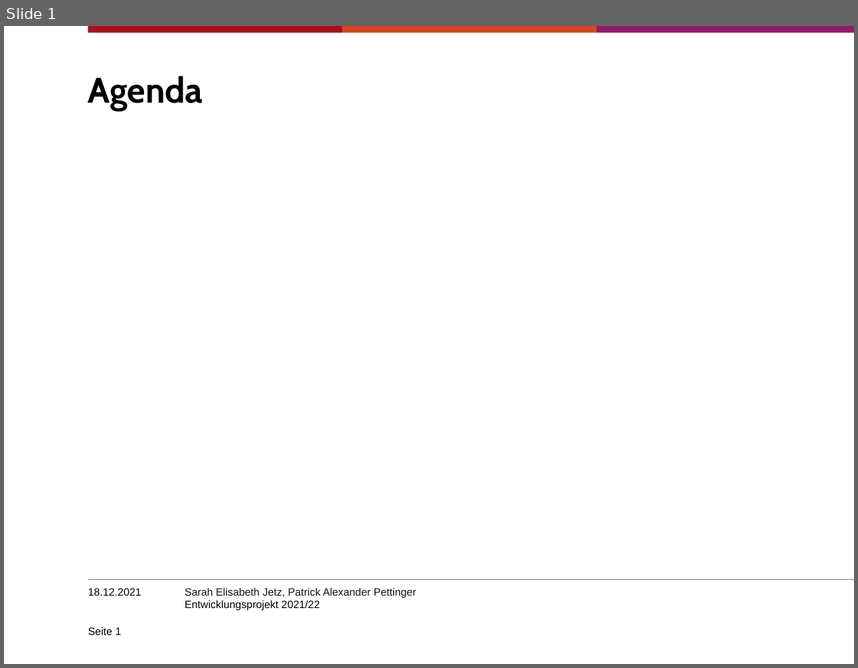
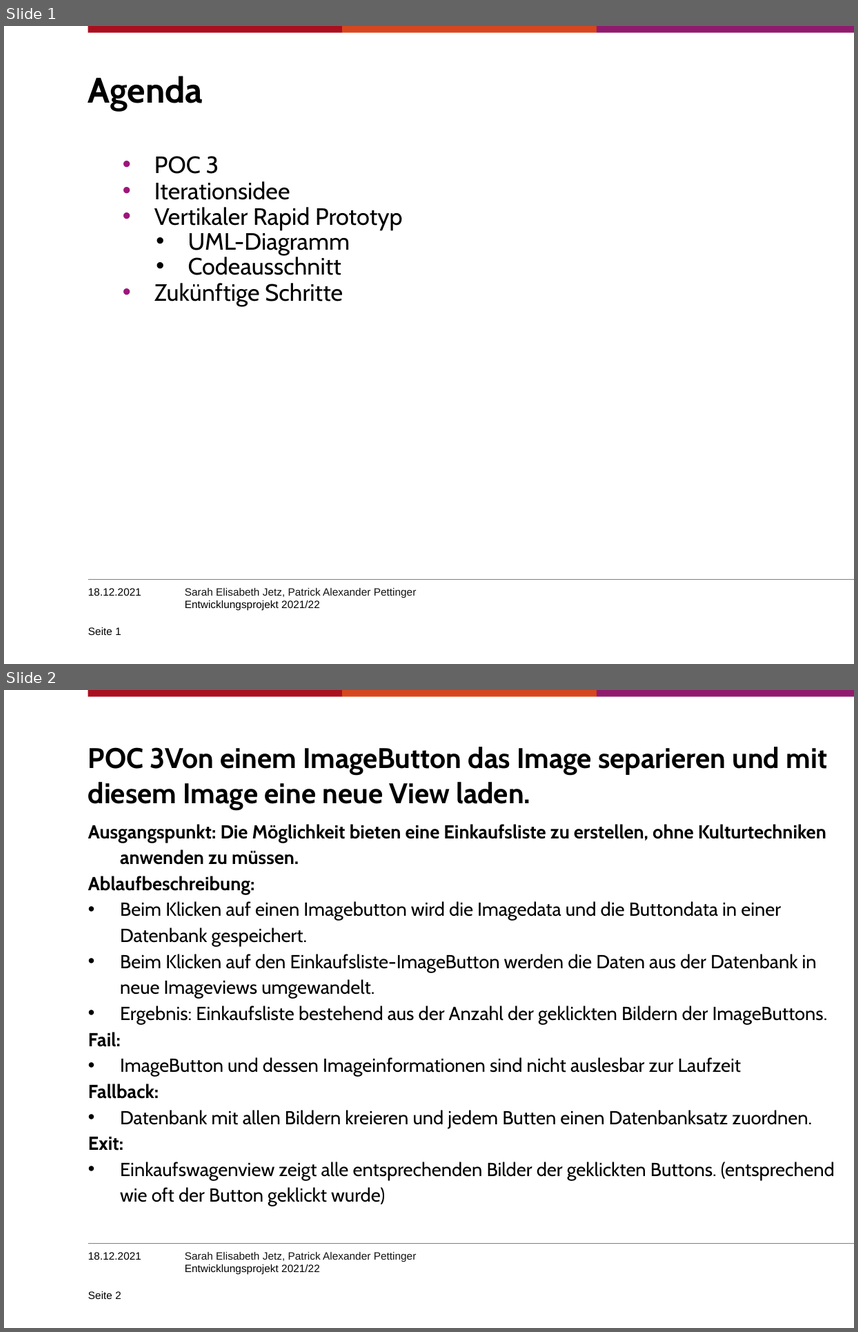
Before and after one commit to SJetz/EPWS2122JetzPettinger, a slide deck: Artefakte/Audit 3/Entwicklungsprojekt202122_PettingerJetz.pptx. Shown one above the other, each under a label of ours: slide 1 before the commit, slides 1 and 2 after it. The pictures are 858x668 and 858x1332 pixels, drawn with LibreOffice and Linux fonts; fonts in the diff are those of the drawing; background and template pictures are left out. Boxes give left, top, right and bottom in pixels: in the first picture for what was removed or moved away, otherwise in the second. Text is boxed around its words. In the diff, an @@ line names an element or a change of style, - is before the commit and + after.

```diff
--- a/Artefakte/Audit 3/Entwicklungsprojekt202122_PettingerJetz.pptx
+++ b/Artefakte/Audit 3/Entwicklungsprojekt202122_PettingerJetz.pptx
@@ slide 2 added at box(4, 690, 854, 1328), background #FFFFFF; not listed: 5 template elements that a slide beside it also shows @@
@@ title added at box(88, 747, 828, 810), 24 pt, text #000000, bold @@
+POC 3Von einem ImageButton das Image separieren und mit diesem Image eine neue View laden.
@@ text added at box(88, 824, 835, 1206), 16 pt, text #000000 @@
+Ausgangspunkt: Die Möglichkeit bieten eine Einkaufsliste zu erstellen, ohne Kulturtechniken anwenden zu müssen.
+Ablaufbeschreibung:
+• Beim Klicken auf einen Imagebutton wird die Imagedata und die Buttondata in einer Datenbank gespeichert.
+• Beim Klicken auf den Einkaufsliste-ImageButton werden die Daten aus der Datenbank in neue Imageviews umgewandelt.
+• Ergebnis: Einkaufsliste bestehend aus der Anzahl der geklickten Bildern der ImageButtons.
+Fail:
+• ImageButton und dessen Imageinformationen sind nicht auslesbar zur Laufzeit
+Fallback:
+• Datenbank mit allen Bildern kreieren und jedem Butten einen Datenbanksatz zuordnen.
+Exit:
+• Einkaufswagenview zeigt alle entsprechenden Bilder der geklickten Buttons. (entsprechend wie oft der Button geklickt wurde)
@@ text added at box(88, 1252, 141, 1259), 9 pt, text #000000 @@
+18.12.2021
@@ page number added at box(88, 1290, 121, 1299), 9 pt, text #000000 @@
+Seite 2
@@ slide 1 changed as well @@
@@ text added at box(154, 156, 403, 306), 20 pt, text #000000 @@
+      • POC 3
+      • Iterationsidee
+      • Vertikaler Rapid Prototyp
+        • UML-Diagramm
+        • Codeausschnitt
+      • Zukünftige Schritte
```
Also in this commit, not shown: 4 other slides added, 1 other file.
